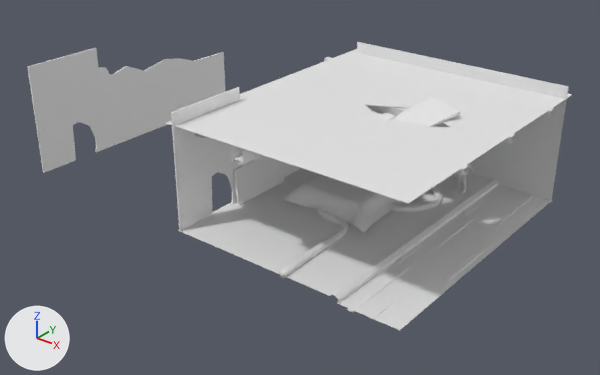
The Blender file BlenderFiles_MagicMedia/RefiningMeshes.blend: old version first, new version second.
One viewpoint serves both versions: a 50 mm lens placed at (18.6, -29.5, 17.9), pointed at (-4.3, -0.9, 0.2). Every picture has the same lights, and +X, +Y and +Z are marked at lower left. Materials are left out; every surface is plain grey.

Names of what the first picture shows: 'SM_Board', 'SM_Cloth', 'SM_FrontWall', 'SM_Ground', 'SM_Ground.001', 'SM_Ground.002', 'SM_MetalPlate', 'SM_Rooftop', 'SM_Tube02', 'SM_WallLeft', 'SM_WallLeft.001', 'SM_WoodPlank.001', 'SM_WoodPlank.002'.
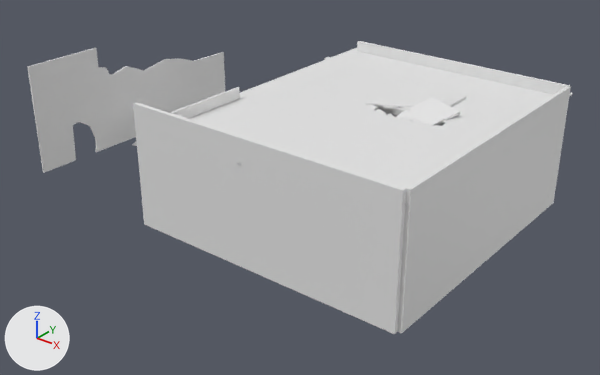
Where the newer file only moved an object's origin or applied its transform, the numbers keep the older frame.

Edits to the bpy script that builds the scene:
```text
Change me_cube_017:
    used by ob_sm_rooftop; location = (0.0, 0.0, 0.0)
    remove me_cube_017.from_pydata(...)  # 41 vertices, 26 faces; spans x -6.13..5.76, y -7.6..6.43, z 5.13
    add me_cube_017.from_pydata(...)  # 82 vertices, 82 faces; spans x -6.13..5.76, y -7.78..6.43, z 5.13..5.2
    me_cube_017 part 6: 6 vertices moved from x -6.13..5.76, y -7.6, z 5.13 to x -6.13..5.76, y -7.78, z 5.13; 41 vertices added at x -6.13..5.76, y -7.78..6.43, z 5.2
Change me_cube_004:
    used by ob_sm_frontwall; location = (0.0, 0.0, 0.0)
    remove me_cube_004.from_pydata(...)  # 289 vertices, 256 faces; spans x -5.71..5.79, y 5.7, z -0.08..5.72
    add me_cube_004.from_pydata(...)  # 578 vertices, 576 faces; spans x -5.71..5.79, y 5.7..5.88, z -0.08..5.72
    me_cube_004 part 1: 289 vertices added at x -5.71..5.79, y 5.88, z -0.08..5.72
Change me_cube_028:
    used by ob_sm_board; location = (-5.41, -2.57, 1.06); rotation_euler = (0.0, -0.136, 0.0), in degrees (0, -7.8, 0); scale = (0.052, 1.65, 0.865)
    remove me_cube_028.from_pydata(...)  # 8 vertices, 6 faces; spans x -1.0..1.0, y -1.0..1.0, z -1.0..1.0
    add me_cube_028.from_pydata(...)  # 12 vertices, 10 faces; spans x -0.17..0.17, y -1.65..1.65, z -0.86..0.86
    me_cube_028 part 4: the whole mesh is rebuilt
    me_cube_028 part 5: the surface is now shaded smooth
Change me_cube_033:
    used by ob_sm_woodplank_002; location = (0.0, 0.0, 4.92)
    remove me_cube_033.from_pydata(...)  # 90 vertices, 76 faces; spans x -4.6..5.29, y -7.39..5.57, z -0.45..0.3
    add me_cube_033.from_pydata(...)  # 222 vertices, 188 faces; spans x -4.6..5.29, y -7.39..5.57, z -0.69..0.2
    me_cube_033 part 2: a new loose piece of 18 vertices spanning x 1.82..2.35, y 0.07..2.67, z -0.32..0.2
    me_cube_033 part 3: 18 vertices moved from x 0.48..1.01, y -4.43..-1.02, z -0.45..0.3 to x -0.03..0.49, y -4.36..-0.75, z -0.69..0.06; 72 vertices added at x -0.64..3.0, y -3.74..3.05, z -0.08..0.06
Change ob_sm_frontwall_001:
    remove ob_sm_frontwall_001.hide_set(True)
Change ob_sm_frontwall_002:
    remove ob_sm_frontwall_002.hide_set(True)
Change ob_sm_woodplank_002:
    ob_sm_woodplank_002.location: (0.0, 0.0, 4.92) -> (0.0, 0.0, 5.13)
```

Where the change shows, as pixel boxes [x1, y1, x2, y2] in the pictures (600 x 375 px):
'SM_FrontWall.002', shown
    after: [133, 102, 406, 334]
'SM_Rooftop', reshaped
    before: [166, 49, 572, 203]
    after: [189, 48, 573, 205]
'SM_FrontWall.001', shown
    after: [397, 86, 571, 333]
'SM_FrontWall', reshaped
    before: [357, 42, 568, 202]
    after: [357, 41, 570, 117]
'SM_WoodPlank.002', reshaped, moved
    before: [195, 113, 450, 139]
    after: [296, 60, 468, 169]
part 1 of me_cube_004, added
    after: [358, 41, 570, 87]
part 2 of me_cube_033, added
    after: [442, 94, 466, 107]
part 3 of me_cube_033, built on
    before: [376, 113, 395, 122]
    after: [371, 104, 420, 123]
part 4 of me_cube_028, built on
    before: [233, 156, 284, 205]
part 6 of me_cube_017, built on
    before: [166, 103, 459, 203]
    after: [189, 48, 573, 205]
'SM_Ground', unchanged, covered by the edit
    before: [178, 168, 491, 296]
'SM_Ground.001', unchanged, covered by the edit
    before: [338, 185, 551, 330]
'SM_WallLeft', unchanged, covered by the edit
    before: [171, 87, 301, 231]
    after: [171, 87, 240, 119]
'SM_Cloth', unchanged, covered by the edit
    before: [282, 175, 405, 233]
    after: [132, 141, 137, 146]
